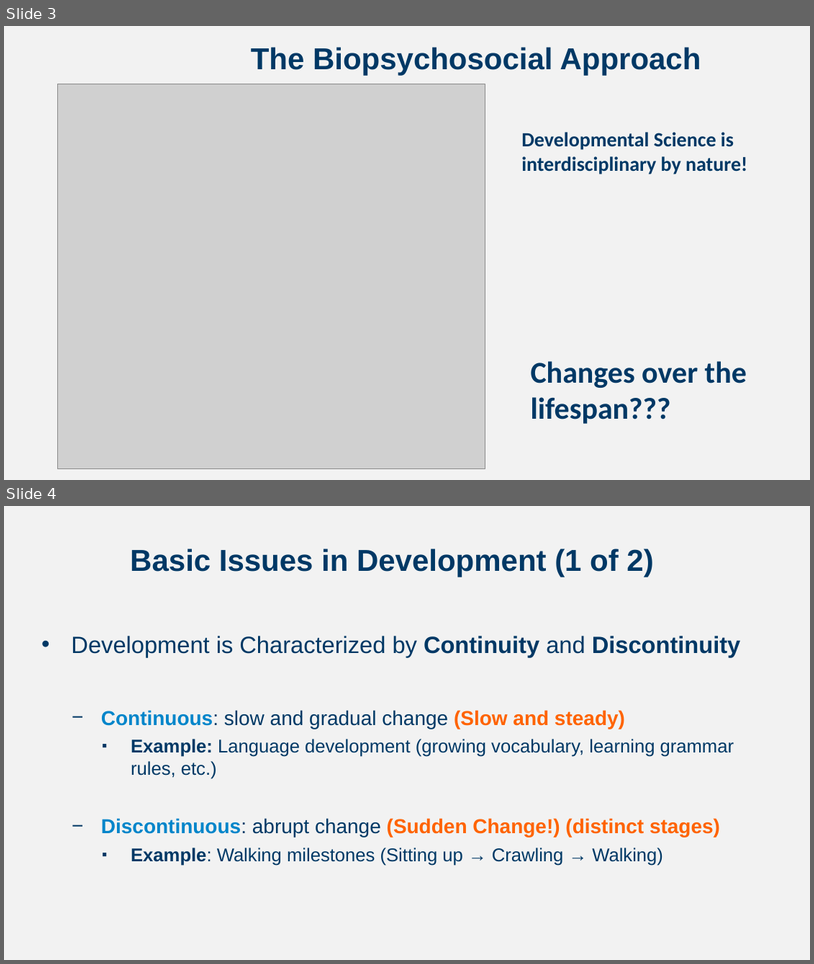
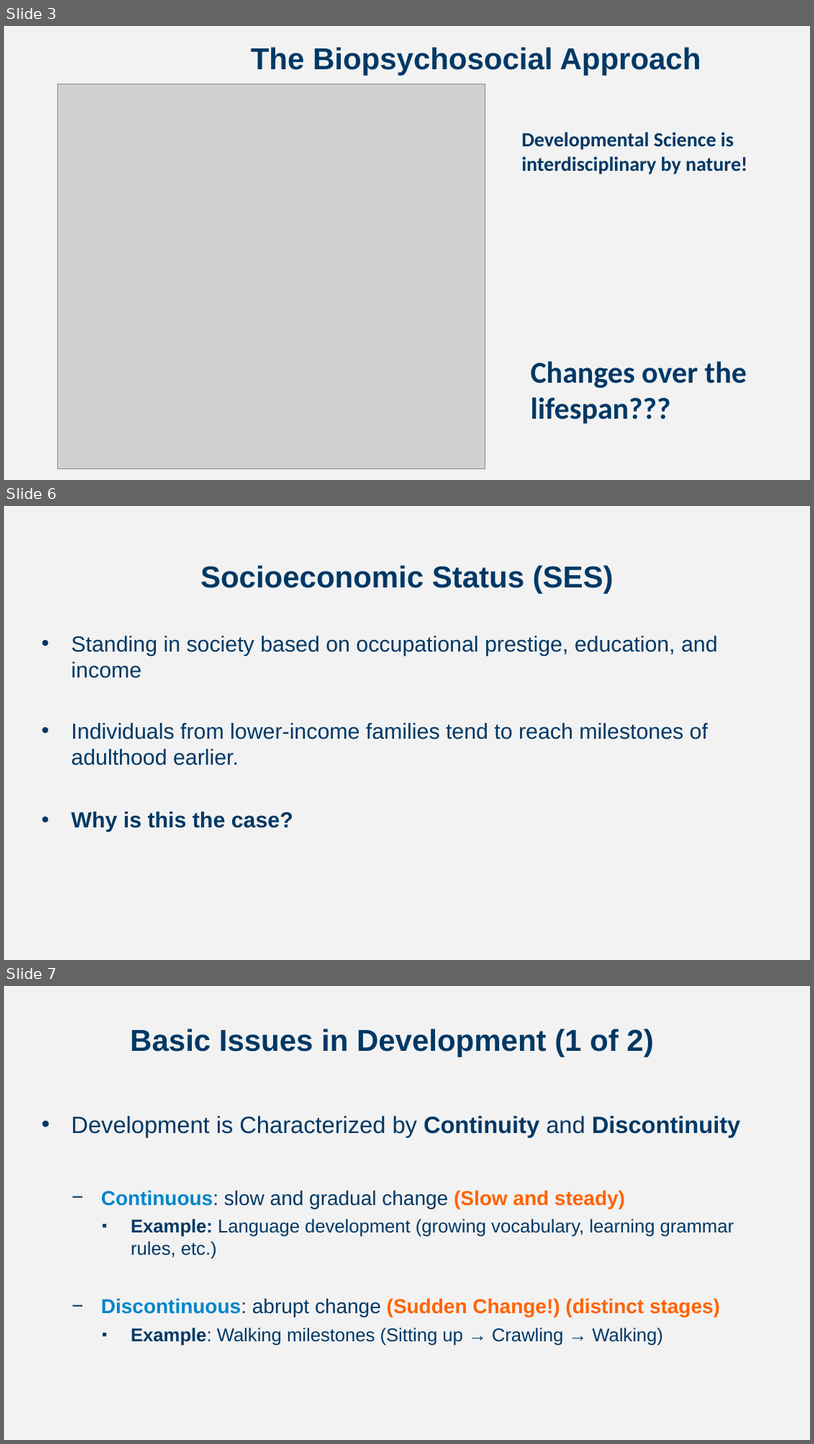
Before and after one commit to npm27/Teaching-Materials, a slide deck: Developmental Fall 24/Slides/Chapter 1.pptx. Shown one above the other, each under a label of ours: slides 3 and 4 before the commit, slides 3, 6 and 7 after it; the slides between them are not shown. The pictures are 814x964 and 814x1444 pixels, drawn with LibreOffice and Linux fonts; fonts in the diff are those of the drawing; grey boxes stand for pictures. Boxes give left, top, right and bottom in pixels: in the first picture for what was removed or moved away, otherwise in the second. Text is boxed around its words. In the diff, an @@ line names an element or a change of style, - is before the commit and + after.

```diff
--- a/Developmental Fall 24/Slides/Chapter 1.pptx
+++ b/Developmental Fall 24/Slides/Chapter 1.pptx
@@ slide 6 added at (4, 506, 810, 960), background #F2F2F2 @@
@@ title added at (201, 565, 614, 593), 36 pt, text #003865, bold @@
+Socioeconomic Status (SES)
@@ text added at (71, 636, 718, 831), 26 pt, text #003865 @@
+• Standing in society based on occupational prestige, education, and income
+• Individuals from lower-income families tend to reach milestones of adulthood earlier.
+• Why is this the case?
@@ what was slide 4 is now slide 7 @@
```
Also in this commit, not shown: 5 other slides added, 7 other files.
